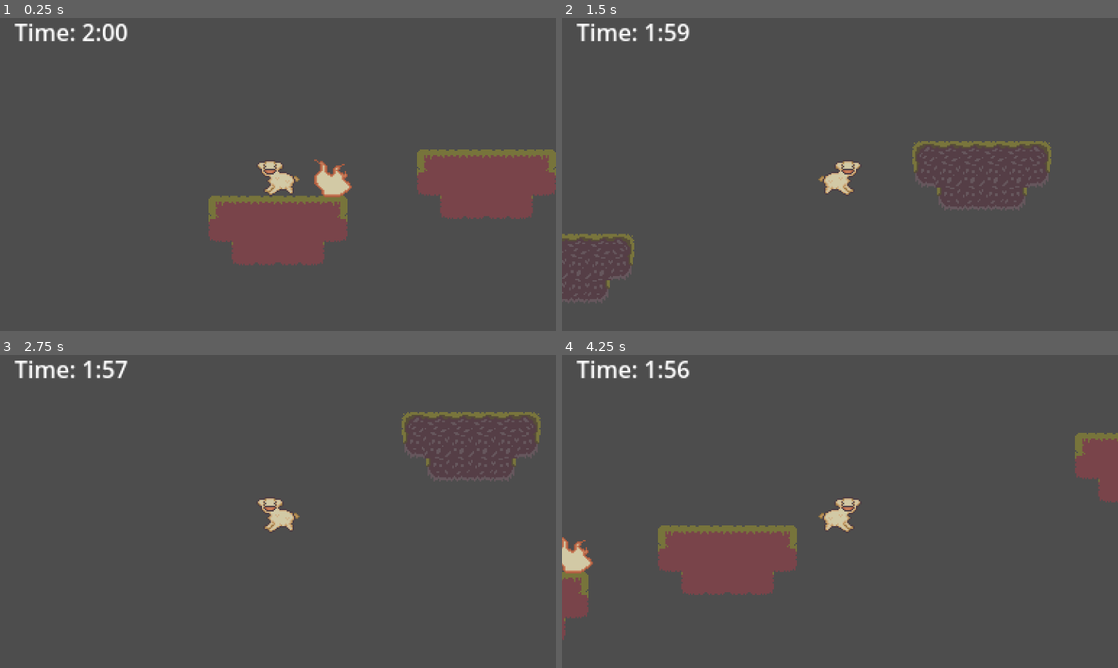
Above: before the commit, frames 1-4 (two rows, left to right).
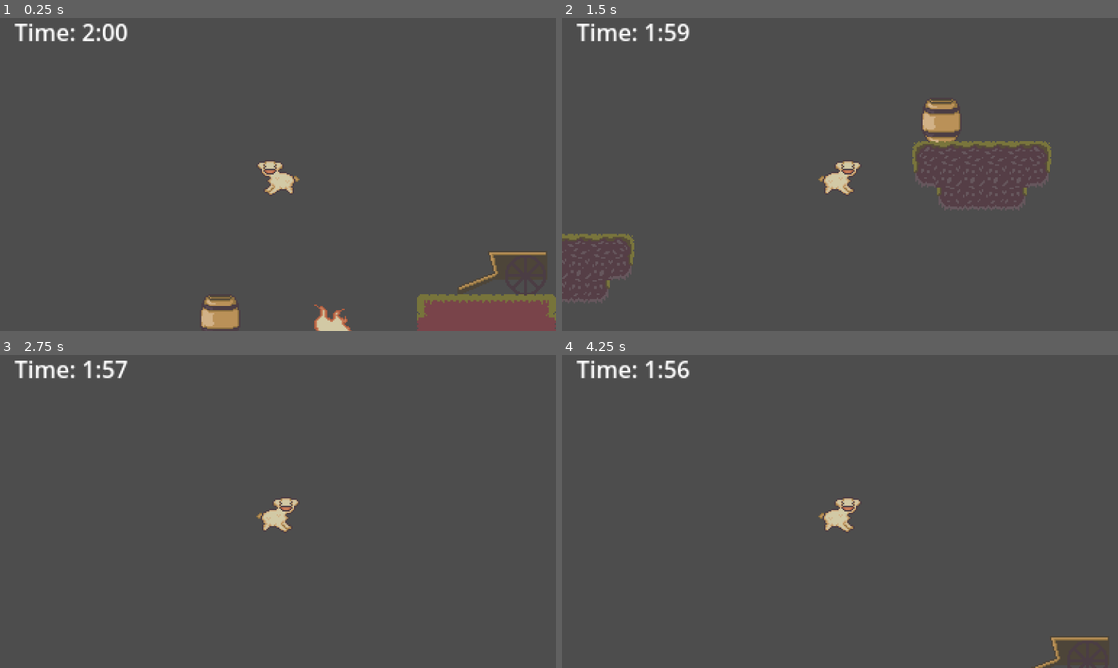
Above: after the commit, the same moments.

Repository: colormak3r/VGDC-Game-Jam-Fall-2023
Game: Godot game, scene res://levelone.tscn
The game is run twice, just before and just after one commit, with the same random seed, the same clock (stepped at 60 frames per second) and the same inputs.
Inputs:
- Up to frame 1 (0.25 s): no input
- Up to frame 2 (1.5 s): hold D (right) from 0.53 s (still down); tap Space (jump) at 0.6, 0.77, 1.07 s; tap W (swap) at 1.35 s
- Up to frame 3 (2.75 s): tap Space (jump) at 1.52, 1.55, 1.82, 2.1 s; release D (right) at 2.03 s; hold A (left) from 2.03 s (still down)
- Up to frame 4 (4.25 s): release A (left) at 2.78 s; hold D (right) from 2.78 s (still down); tap W (swap) at 2.85 s; tap Space (jump) at 3.02, 3.05, 3.32, 3.6, 3.77, 4.07 s

The runs differ from the first frame. In frame 1, 14% of the frame differs, in the area x 36-100%, y 42-100%; in frame 2, 0.6%; in frame 3, 1.4%; in frame 4, 7.5%.

Commit message:
Added respawn animation + beautify level 1

Diff:
--- a/DimensionManager.gd
+++ b/DimensionManager.gd
@@ -28,9 +28,11 @@
 	dimension_1_tile_map.set_layer_enabled(0,value)
 	dimension_2_tile_map.set_layer_enabled(0,!value)
 	for fire in d1_fire_array :
-		fire._enable_collision(value)
+		if fire.has_node("Area2D/CollisionShape2D"):
+			fire._enable_collision(value)
 	for fire in d2_fire_array :
-		fire._enable_collision(!value)
+		if fire.has_node("Area2D/CollisionShape2D"):
+			fire._enable_collision(!value)
 
 func set_dimension_visibility(value : bool):
 	dimension_1_tile_map.visible = value
--- a/levelone.tscn
+++ b/levelone.tscn
@@ -1,11 +1,13 @@
-[gd_scene load_steps=12 format=3 uid="uid://ckeretr8wrklo"]
+[gd_scene load_steps=14 format=3 uid="uid://ckeretr8wrklo"]
 
 [ext_resource type="PackedScene" uid="uid://bg5duujpvcsbp" path="res://player.tscn" id="1_h3l18"]
 [ext_resource type="Texture2D" uid="uid://dmfyy6ptsnlr8" path="res://graphics/ph_tiles.png" id="2_uasqq"]
 [ext_resource type="Script" path="res://DimensionManager.gd" id="2_yxbp4"]
 [ext_resource type="Texture2D" uid="uid://d1k2r5abcdu6w" path="res://graphics/tileset.PNG" id="4_122iq"]
+[ext_resource type="PackedScene" uid="uid://dnlajql4sm4c4" path="res://props/cart.tscn" id="5_5ovri"]
 [ext_resource type="PackedScene" uid="uid://b105lh8bok01d" path="res://Portal.tscn" id="5_jkgml"]
 [ext_resource type="PackedScene" uid="uid://bo7frhx3q3jsl" path="res://fire.tscn" id="5_t7r6o"]
+[ext_resource type="PackedScene" uid="uid://cx4bamd4bxul7" path="res://props/barrel.tscn" id="6_rv4yb"]
 
 [sub_resource type="RectangleShape2D" id="RectangleShape2D_ox552"]
 size = Vector2(2000, 10)
@@ -98,7 +100,9 @@
 
 [node name="LevelOne" type="Node2D"]
 
-[node name="Player" parent="." node_paths=PackedStringArray("dimension_1_tile_map", "dimension_2_tile_map") instance=ExtResource("1_h3l18")]
+[node name="Player" parent="." node_paths=PackedStringArray("spawn_point", "dimension_1_tile_map", "dimension_2_tile_map") instance=ExtResource("1_h3l18")]
+position = Vector2(0, -100)
+spawn_point = NodePath("../SpawnPoint")
 dimension_1_tile_map = NodePath("../DimensionManager/Dimension 1 TileMap")
 dimension_2_tile_map = NodePath("../DimensionManager/Dimension 2 TileMap")
 
@@ -128,11 +132,38 @@
 [node name="Fire2" parent="DimensionManager/Dimension 1 TileMap" instance=ExtResource("5_t7r6o")]
 position = Vector2(38, 33)
 
+[node name="Barrel" parent="DimensionManager/Dimension 1 TileMap" instance=ExtResource("6_rv4yb")]
+
+[node name="Barrel2" parent="DimensionManager/Dimension 1 TileMap" instance=ExtResource("6_rv4yb")]
+position = Vector2(1033, 15)
+
+[node name="Cart" parent="DimensionManager/Dimension 1 TileMap" instance=ExtResource("5_5ovri")]
+position = Vector2(155, 1)
+
+[node name="Cart2" parent="DimensionManager/Dimension 1 TileMap" instance=ExtResource("5_5ovri")]
+position = Vector2(1022, 33)
+
 [node name="Dimension 2 TileMap" type="TileMap" parent="DimensionManager"]
 tile_set = SubResource("TileSet_m1tma")
 format = 2
 layer_0/tile_data = PackedInt32Array(262141, 0, 0, 327677, 0, 2, 262142, 65536, 0, 327678, 65536, 1, 393214, 0, 2, 2621 …(1011 unchanged characters)…
 
+[node name="Cart" parent="DimensionManager/Dimension 2 TileMap" instance=ExtResource("5_5ovri")]
+position = Vector2(604, -63)
+scale = Vector2(-1, -1)
+
+[node name="Barrel" parent="DimensionManager/Dimension 2 TileMap" instance=ExtResource("6_rv4yb")]
+position = Vector2(878, 1)
+
+[node name="Barrel2" parent="DimensionManager/Dimension 2 TileMap" instance=ExtResource("6_rv4yb")]
+position = Vector2(888, -29)
+
+[node name="Barrel3" parent="DimensionManager/Dimension 2 TileMap" instance=ExtResource("6_rv4yb")]
+position = Vector2(906, 0)
+
+[node name="Barrel4" parent="DimensionManager/Dimension 2 TileMap" instance=ExtResource("6_rv4yb")]
+position = Vector2(260, -30)
+
 [node name="Portal" parent="." instance=ExtResource("5_jkgml")]
 position = Vector2(1140, 20)
 
--- a/player.gd
+++ b/player.gd
@@ -4,49 +4,66 @@
 @export var jump_velocity : float = -200.0
 @export var gravity : float = 250
 
+@export var spawn_point : Node2D
+
 @export var dimension_1_tile_map : TileMap
 @export var dimension_2_tile_map : TileMap
 
 # Get the gravity from the project settings to be synced with RigidBody nodes.
 @onready var animated_sprite_2d = $AnimatedSprite2D
-@onready var spawn_point = $"../SpawnPoint"
 @onready var collision_shape_2d = $CollisionShape2D
 @onready var player = $"."
 
+var respawning : bool = false
+var lerp_weight : float = 0
+
 func _ready():
 	for fire in dimension_1_tile_map.get_children():
-		fire.fire_triggered.connect(_on_fire_triggered)
+		if fire.has_signal("fire_triggered"):
+			fire.fire_triggered.connect(_on_fire_triggered)
 	for fire in dimension_2_tile_map.get_children():
-		fire.fire_triggered.connect(_on_fire_triggered)
+		if fire.has_signal("fire_triggered"):
+			fire.fire_triggered.connect(_on_fire_triggered)
 
 func _physics_process(delta):
-	# Add the gravity.
-	if not is_on_floor():
-		velocity.y += gravity * delta
+	if respawning:
+		if lerp_weight < 1:
+			player.position = lerp(player.position,spawn_point.position,lerp_weight)
+			animated_sprite_2d.rotation_degrees = lerpf(animated_sprite_2d.rotation_degrees, (1 if  animated_sprite_2d.flip_h else -1) * 360,lerp_weight)
+			lerp_weight += delta
+		else :
+			player.position = spawn_point.position
+			animated_sprite_2d.rotation_degrees  = 0
+			lerp_weight = 0
+			respawning = false
+	else :
+		# Add the gravity.
+		if not is_on_floor():
+			velocity.y += gravity * delta
 
-	if is_on_floor():
-		animated_sprite_2d.play("Idle")
-	else :
-		animated_sprite_2d.play("Jump")
+		if is_on_floor():
+			animated_sprite_2d.play("Idle")
+		else :
+			animated_sprite_2d.play("Jump")
 
-	# Handle Jump.
-	if Input.is_action_just_pressed("jump") and is_on_floor():
-		velocity.y = jump_velocity
+		# Handle Jump.
+		if Input.is_action_just_pressed("jump") and is_on_floor():
+			velocity.y = jump_velocity
 
-	# Get the input direction and handle the movement/deceleration.
-	# As good practice, you should replace UI actions with custom gameplay actions.
-	var direction = Input.get_axis("left", "right")
+		# Get the input direction and handle the movement/deceleration.
+		# As good practice, you should replace UI actions with custom gameplay actions.
+		var direction = Input.get_axis("left", "right")
 
-	# Flip sprite by direction
-	if direction != 0 :
-		animated_sprite_2d.flip_h = direction > 0
+		# Flip sprite by direction
+		if direction != 0 :
+			animated_sprite_2d.flip_h = direction > 0
 
-	if direction:
-		velocity.x = direction * speed
-	else:
-		velocity.x = move_toward(velocity.x, 0, speed)
+		if direction:
+			velocity.x = direction * speed
+		else:
+			velocity.x = move_toward(velocity.x, 0, speed)
 
-	move_and_slide()
+		move_and_slide()
 
 
 func _on_reset_box_body_entered(body):
@@ -56,4 +73,4 @@
 	reset_spawn()
 
 func reset_spawn():
-	player.position = spawn_point.position
+	respawning = true
--- /dev/null
+++ b/props/barrel.tscn
@@ -0,0 +1,8 @@
+[gd_scene load_steps=2 format=3 uid="uid://cx4bamd4bxul7"]
+
+[ext_resource type="Texture2D" uid="uid://cew6revhn3ec0" path="res://graphics/barrel(1).png" id="1_ybqvt"]
+
+[node name="Barrel" type="Sprite2D"]
+z_index = -1
+position = Vector2(-40, 32)
+texture = ExtResource("1_ybqvt")
--- /dev/null
+++ b/props/cart.tscn
@@ -0,0 +1,8 @@
+[gd_scene load_steps=2 format=3 uid="uid://dnlajql4sm4c4"]
+
+[ext_resource type="Texture2D" uid="uid://cfiu4kw4fjv57" path="res://graphics/Cart.png" id="1_ondo8"]
+
+[node name="Cart" type="Sprite2D"]
+z_index = -1
+position = Vector2(300, -33)
+texture = ExtResource("1_ondo8")
--- /dev/null
+++ b/tutorial.tscn
@@ -0,0 +1,3 @@
+[gd_scene format=3 uid="uid://khkje40vl255"]
+
+[node name="tutorial" type="Node2D"]
Not shown, added: graphics/Cart.png.import
Not shown, added: graphics/barrel(1).png.import
Not shown, added: graphics/lulu (2).png.import
Not shown, added: graphics/lulu (3).png.import
Not shown, added: graphics/robot.png.import
